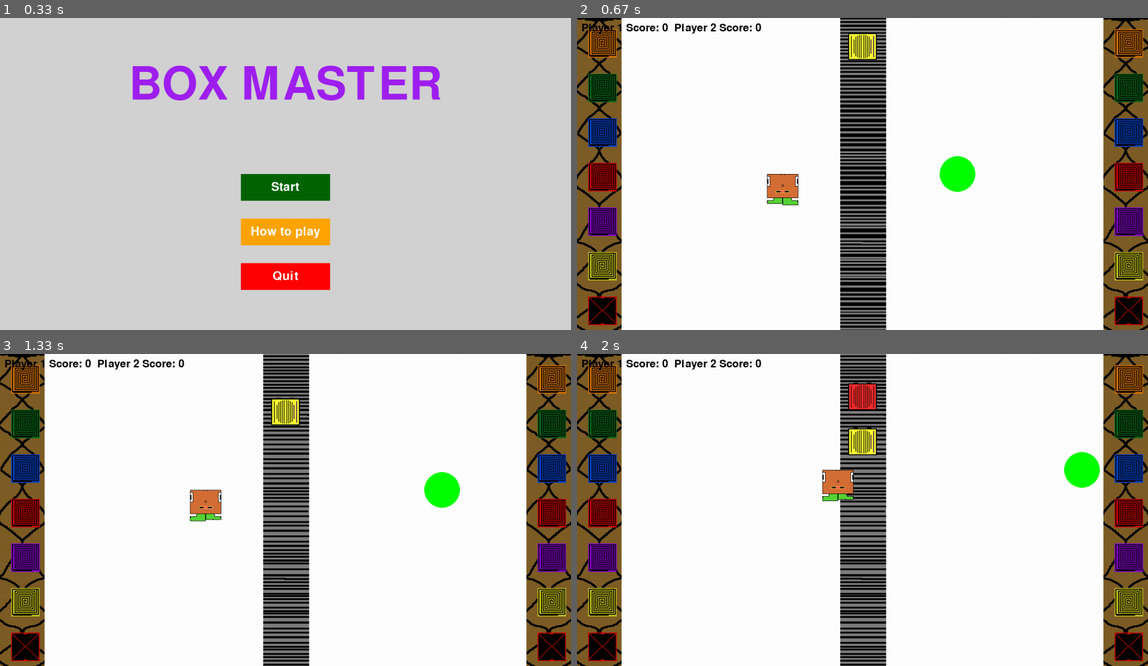
Above: before the commit, frames 1-4 (two rows, left to right).
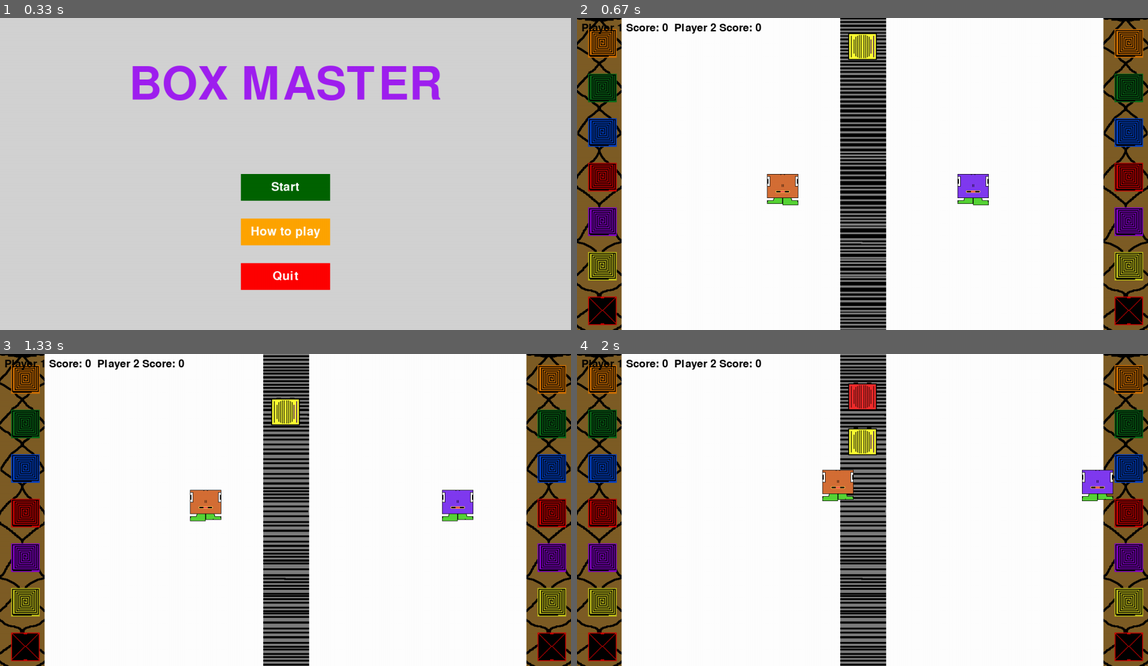
Above: after the commit, the same moments.

Repository: michlima/pygame-project
Game: pygame game, started from main.py
The game is run twice, just before and just after one commit, with the same random seed, the same clock (stepped at 60 frames per second) and the same inputs.
Inputs (mouse positions are in pixels of both pictures, inside the frame that each line leads up to):
- Up to frame 1 (0.33 s): no input
- Up to frame 2 (0.67 s): click "Start" at 0.38 s
- Up to frame 3 (1.33 s): hold Right 0.67-1.13 s; move the mouse to (262, 522) at 0.7 s; hold Up from 1.17 s (still down); hold W from 1.17 s (still down)
- Up to frame 4 (2 s): release Up at 1.47 s; release W at 1.47 s; hold Right 1.5-1.97 s; hold D 1.5-1.97 s

Frame 1 is identical in both runs. In frame 2, 1.0% of the frame differs, in the area x 63-73%, y 44-61%; in frame 3, 1.0%; in frame 4, 1.0%.

Commit message:
image for player two

Diff:
--- a/main.py
+++ b/main.py
@@ -183,6 +183,9 @@
 
     playerImage = pygame.image.load("sprites/player/sprite_0.png")
     playerImageTwo = pygame.image.load("sprites/player/sprite_1.png")
+
+    playerTwoImage = pygame.image.load("sprites/player/sprite_2.png")
+    playerTwoImageTwo = pygame.image.load("sprites/player/sprite_3.png")
 
     player_pos = pygame.Vector2(screen.get_width() / 3, screen.get_height() / 2)
     player2_pos = pygame.Vector2(screen.get_width() / 1.5, screen.get_height() / 2)
@@ -266,11 +269,12 @@
         # pygame.draw.circle(screen, "purple", player_pos, 40)
         if playerAnimationToggle:
             screen.blit(playerImage, (player_pos.x, player_pos.y))
+            screen.blit(playerTwoImage, (player2_pos.x, player2_pos.y))
         else:
             screen.blit(playerImageTwo, (player_pos.x, player_pos.y))
-
-
-        pygame.draw.circle(screen, "green", player2_pos, 40)
+            screen.blit(playerTwoImageTwo, (player2_pos.x, player2_pos.y))
+
+
 
 
         if(player_one_box):
Binary file added: sprites/player/sprite_2.png
Binary file added: sprites/player/sprite_3.png
